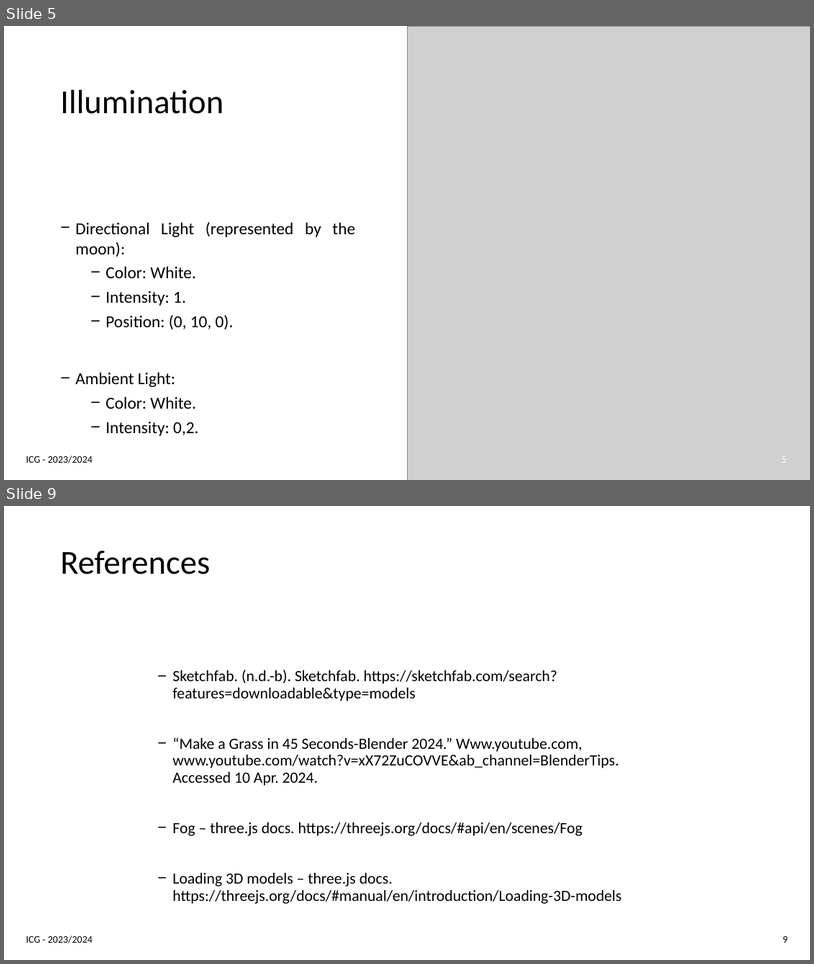
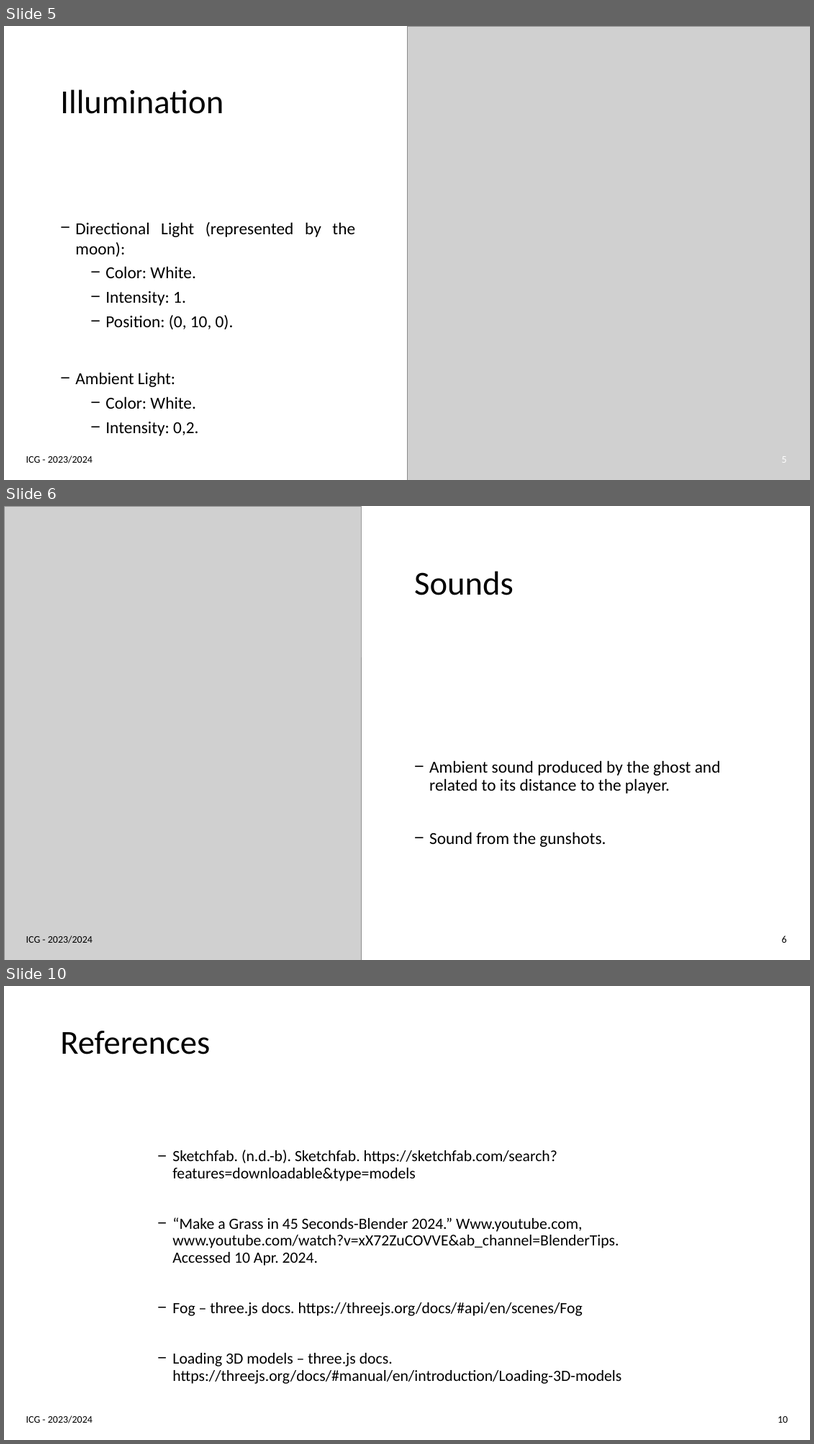
Before and after one commit to joaogasparp/joaogasparp.github.io, a slide deck: docs/icg_final.pptx. Shown one above the other, each under a label of ours: slides 5 and 9 before the commit, slides 5, 6 and 10 after it; the slides between them are not shown. The pictures are 814x964 and 814x1444 pixels, drawn with LibreOffice and Linux fonts; fonts in the diff are those of the drawing; grey boxes stand for pictures. Boxes give left, top, right and bottom in pixels: in the first picture for what was removed or moved away, otherwise in the second. Text is boxed around its words. In the diff, an @@ line names an element or a change of style, - is before the commit and + after.

```diff
--- a/docs/icg_final.pptx
+++ b/docs/icg_final.pptx
@@ slide 6 added at bbox=[4, 506, 810, 960], background #FFFFFF @@
@@ picture added at bbox=[4, 506, 362, 960] @@
@@ rectangle added at bbox=[362, 506, 810, 657], fill #FFFFFF @@
@@ title added at bbox=[414, 571, 514, 595], 40 pt, text #000000 @@
+Sounds
@@ text added at bbox=[430, 760, 721, 847], 20 pt, text #000000 @@
+− Ambient sound produced by the ghost and related to its distance to the player.
+− Sound from the gunshots.
@@ text added at bbox=[26, 935, 93, 943], 12 pt, text #000000 @@
+ICG - 2023/2024
@@ page number added at bbox=[782, 935, 787, 942], 12 pt, text #000000 @@
+6
@@ what was slide 9 is now slide 10 @@
@@ page number at bbox=[778, 1416, 788, 1422]: text changed @@
-9
+10
```
Also in this commit, not shown: 3 slides changed, 2 other files.
